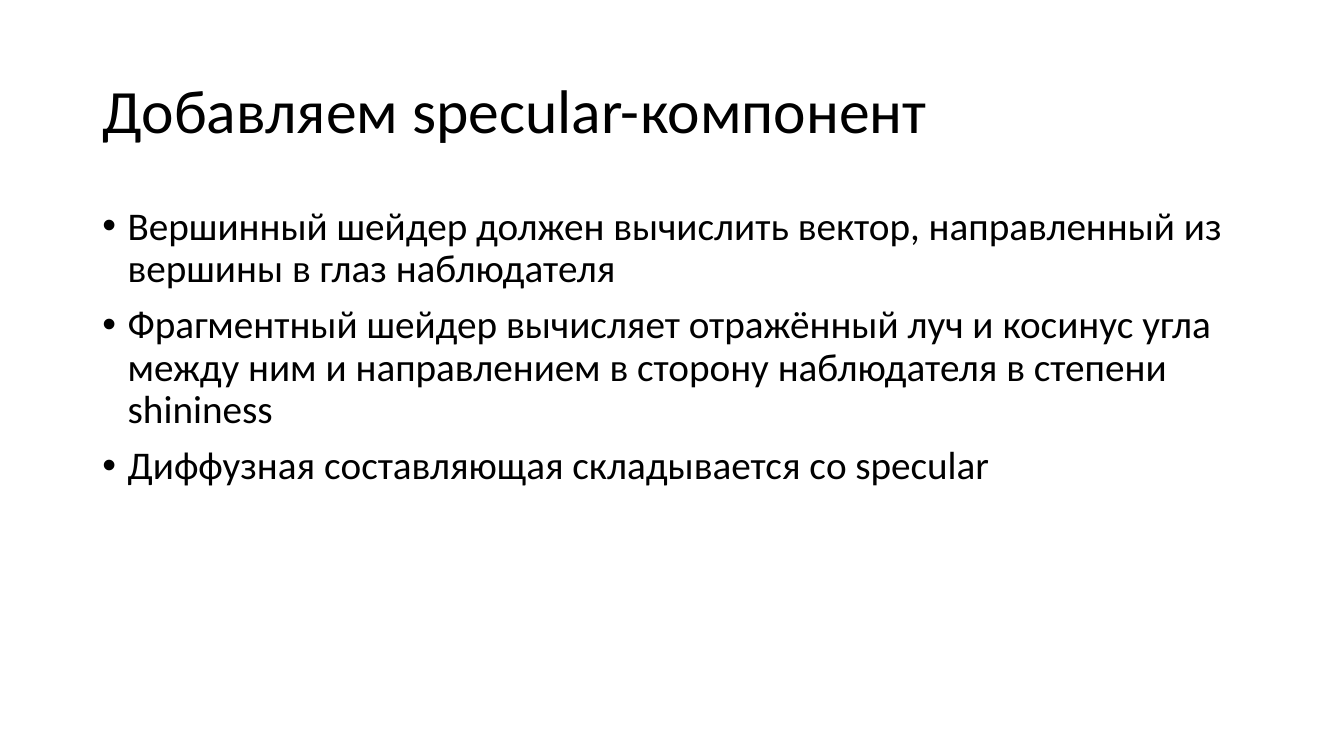
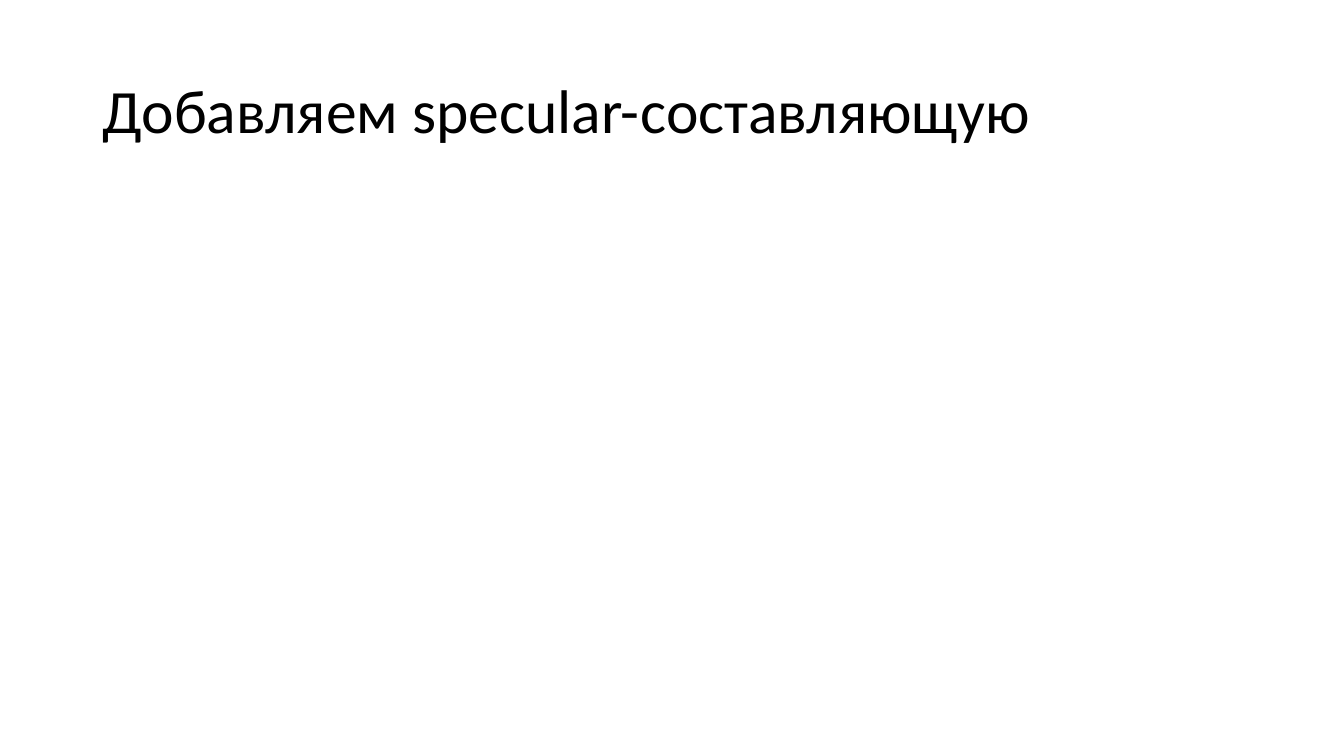
Before and after one commit to alexey-malov/cg-course, a slide deck: slide 13 of lectures/08/08 - Практическое использование шейдеров.pptx (slide 12 before the commit). Drawn at 1344x756 pixels with LibreOffice and Linux fonts; fonts in the diff are those of the drawing; grey boxes stand for pictures. Boxes give left, top, right and bottom in pixels: in the first picture for what was removed or moved away, otherwise in the second. Text is boxed around its words. In the diff, an @@ line names an element or a change of style, - is before the commit and + after.

Commit message:
Обновил лекцию "Практическое применение шейдеров"

```diff
--- a/lectures/08/08 - Практическое использование шейдеров.pptx
+++ b/lectures/08/08 - Практическое использование шейдеров.pptx
@@ title at (x1=102, y1=90, x2=1030, y2=143): text changed @@
-Добавляем specular-компонент
+Добавляем specular-составляющую
@@ text removed at (x1=128, y1=213, x2=1222, y2=486) @@
-• Вершинный шейдер должен вычислить вектор, направленный из вершины в глаз наблюдателя
-• Фрагментный шейдер вычисляет отражённый луч и косинус угла между ним и направлением в сторону наблюдателя в степени shininess
-• Диффузная составляющая складывается со specular
```
Also in this commit, not shown: 13 other slides changed, 9 slides added, 6 slides removed, 1 other file.
